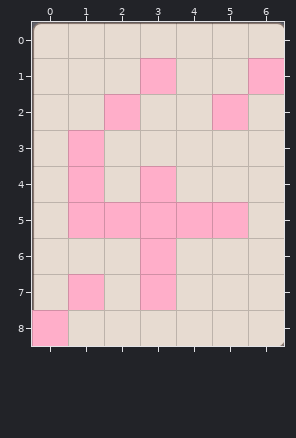
Level history. Tiled map: HungryGame/proj.win32/map/34.tmx. That is the earlier state.
Cells are 60x60 px. Shown: x 0..6, y 0..8.
Now the later version:
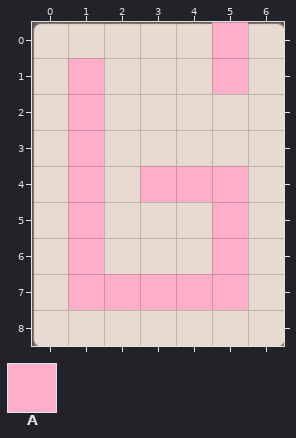
Key: from "metaset1": A 0.
_ is an empty cell, # one hidden under a higher layer.
From old to new:
Layer "wall":
y 1: x 3 # -> _; x 6 # -> _
y 2: x 2 # -> _; x 5 # -> _
y 5: x 2..4 ### -> ___
y 6: x 3 # -> _
y 8: x 0 # -> _
Layer "Items":
y 0: x 5 _ -> A
y 1: x 1 _ -> A; x 3 A -> _; x 5..6 _A -> A_
y 2: x 1..2 _A -> A_; x 5 A -> _
y 4: x 4..5 __ -> AA
y 5: x 2..4 AAA -> ___
y 6: x 1 _ -> A; x 3 A -> _; x 5 _ -> A
y 7: x 2 _ -> A; x 4..5 __ -> AA
y 8: x 0 A -> _
Pixel boxes of the changes (left, top, right, bottom) in both pictures:
changed: (212, 22, 284, 130)
changed: (68, 58, 176, 130)
changed: (68, 166, 248, 310)
removed: (32, 310, 68, 346)
